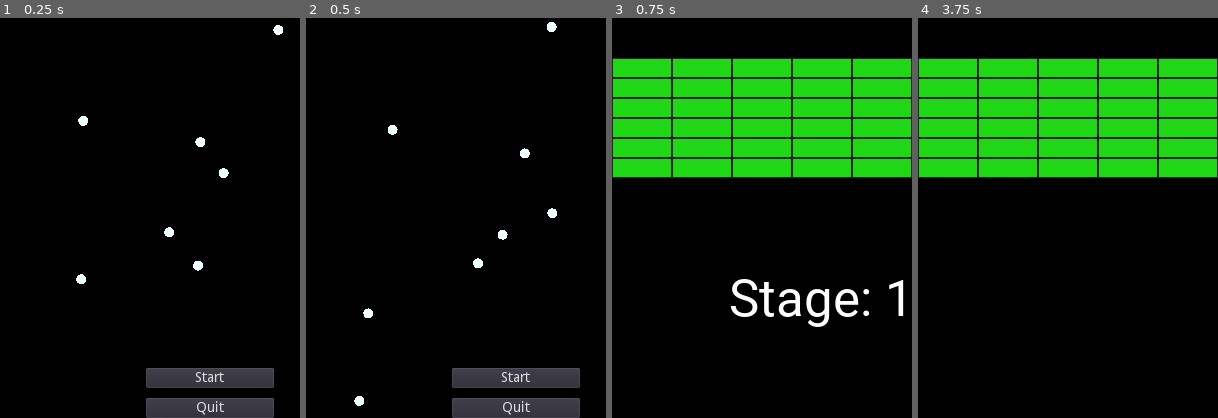
Above: before the commit, frames 1-4 (left to right).
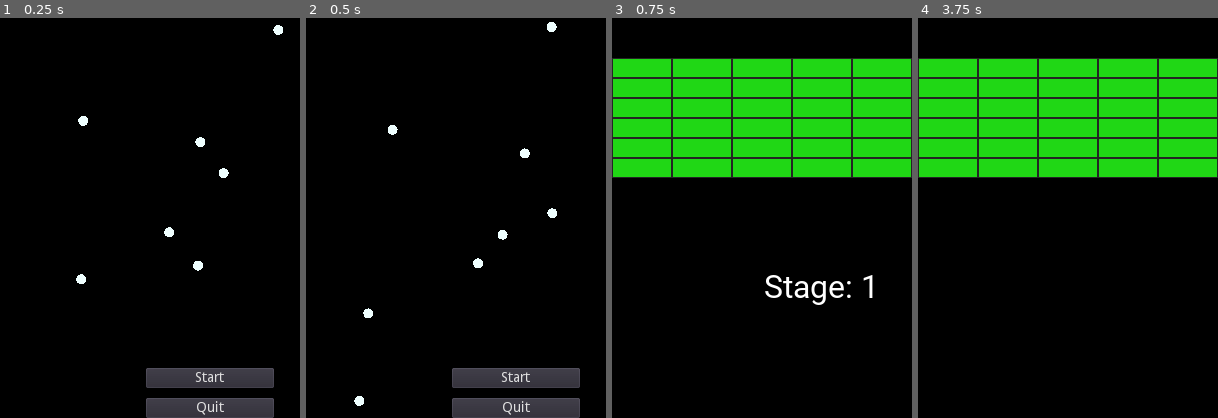
Above: after the commit, the same moments.

Repository: baihakikuncara/arkanoid
Game: Godot game, scene res://Scenes/Home.tscn
Two runs of this game, one before a commit and one after it. Both use one fixed random seed, a clock stepped at 60 frames per second and the inputs below.
Inputs:
- Up to frame 1 (0.25 s): no input
- Up to frame 2 (0.5 s): no input
- Up to frame 3 (0.75 s): click "Start" at 0.5 s
- Up to frame 4 (3.75 s): tap Enter at 1.25, 2.75 s; hold Right (ui_right) 1.28-2.03 s; tap Space at 2, 3.5 s; hold Left (ui_left) 2.03-2.78 s; hold Right (ui_right) 2.78-3.53 s; hold Up (ui_up) from 3.53 s (still down)
The pictures show only the part of the screen within x 15-65%, y 19-69%; the shares and areas given below are measured in that part.

Frames 1-2 are identical in both runs. In frame 3, 2.5% of the frame differs, in the area x 39-98%, y 64-78%; in frame 4, nothing differs.

Commit message:
-change message size

Diff:
--- a/Scenes/Player.tscn
+++ b/Scenes/Player.tscn
@@ -8,7 +8,7 @@
 [ext_resource path="res://Roboto-Regular.ttf" type="DynamicFontData" id=6]
 
 [sub_resource type="DynamicFont" id=1]
-size = 51
+size = 32
 font_data = ExtResource( 6 )
 
 [node name="Player" type="Node2D"]
